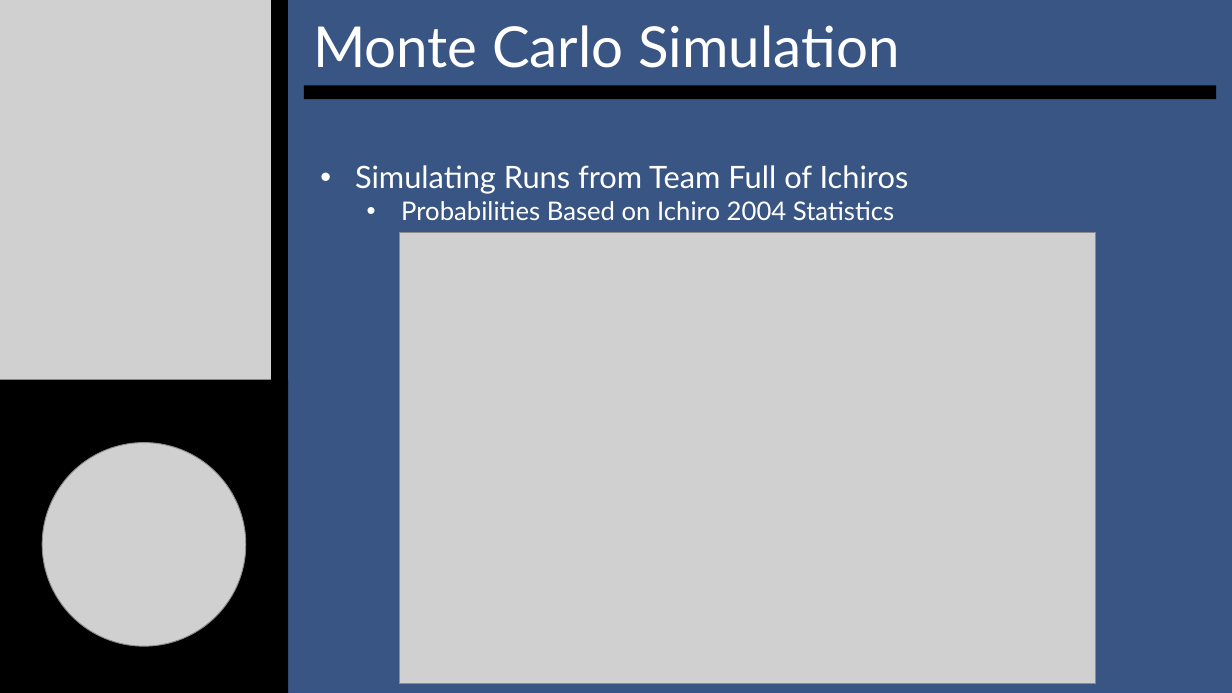
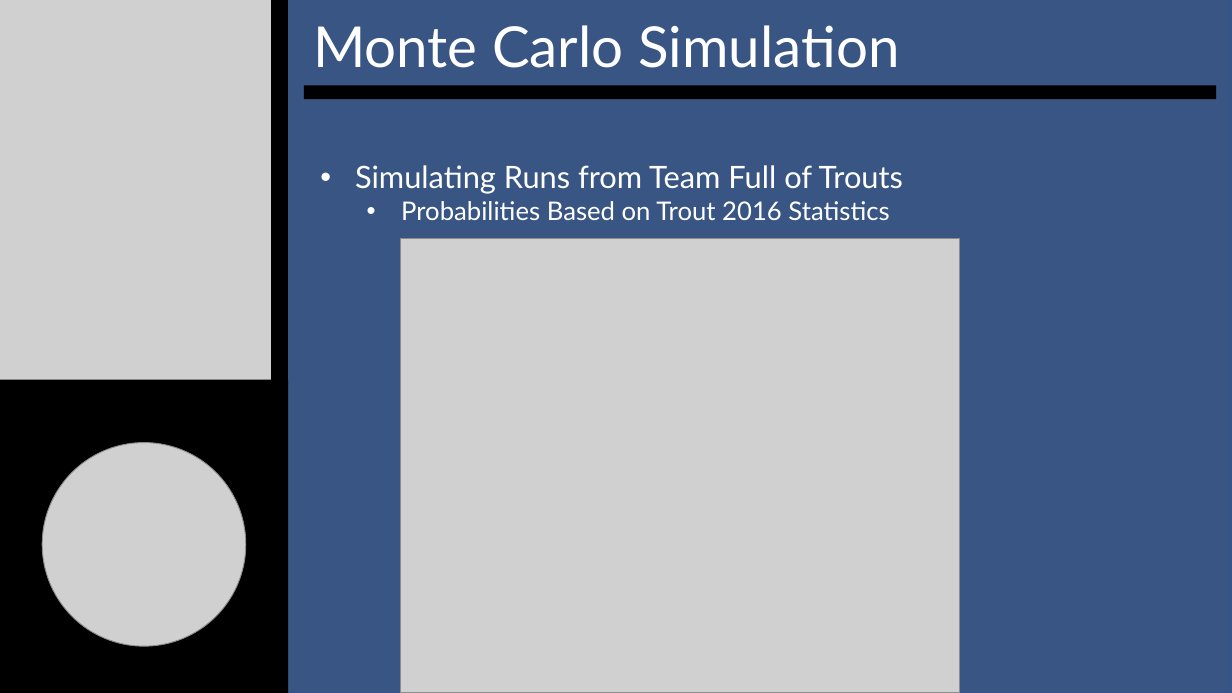
Before and after one commit to SuperMarioGiacomazzo/STOR538_WEBSITE, a slide deck: slide 7 of Slides/Baseball 4/Baseball_4_Lecture.pptx. Drawn at 1232x693 pixels with LibreOffice and Linux fonts; fonts in the diff are those of the drawing; grey boxes stand for pictures. Boxes give left, top, right and bottom in pixels: in the first picture for what was removed or moved away, otherwise in the second. Text is boxed around its words. In the diff, an @@ line names an element or a change of style, - is before the commit and + after.

```diff
--- a/Slides/Baseball 4/Baseball_4_Lecture.pptx
+++ b/Slides/Baseball 4/Baseball_4_Lecture.pptx
@@ text at box(355, 165, 903, 220): text changed @@
-• Simulating Runs from Team Full of Ichiros
-  • Probabilities Based on Ichiro 2004 Statistics
+• Simulating Runs from Team Full of Trouts
+  • Probabilities Based on Trout 2016 Statistics
@@ picture: place and size @@
-picture at box(399, 233, 1096, 684)
+picture at box(400, 238, 959, 692)
```
Also in this commit, not shown: 7 other slides changed, 1 slide added, 1 slide removed, 3 other files.
